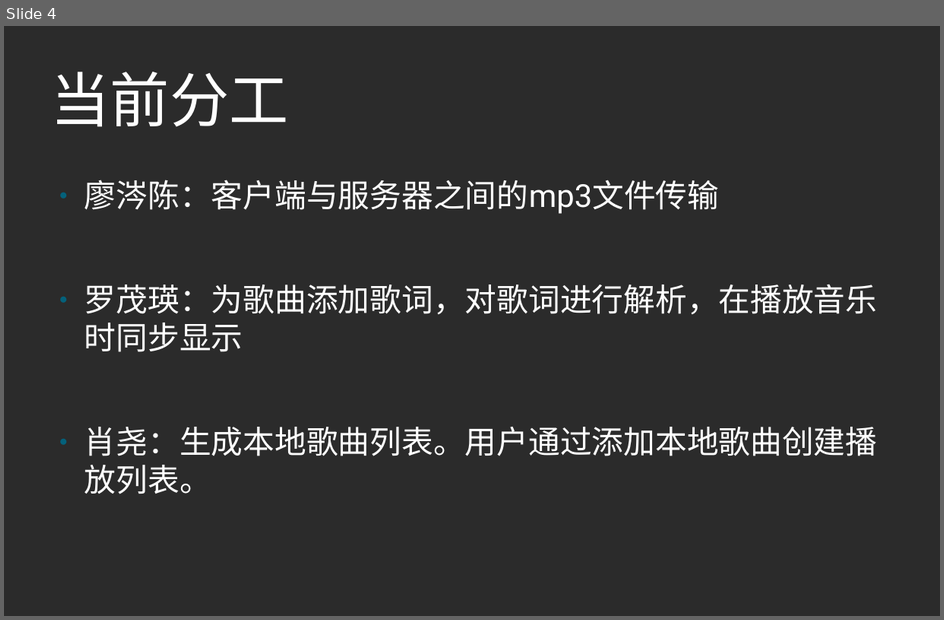
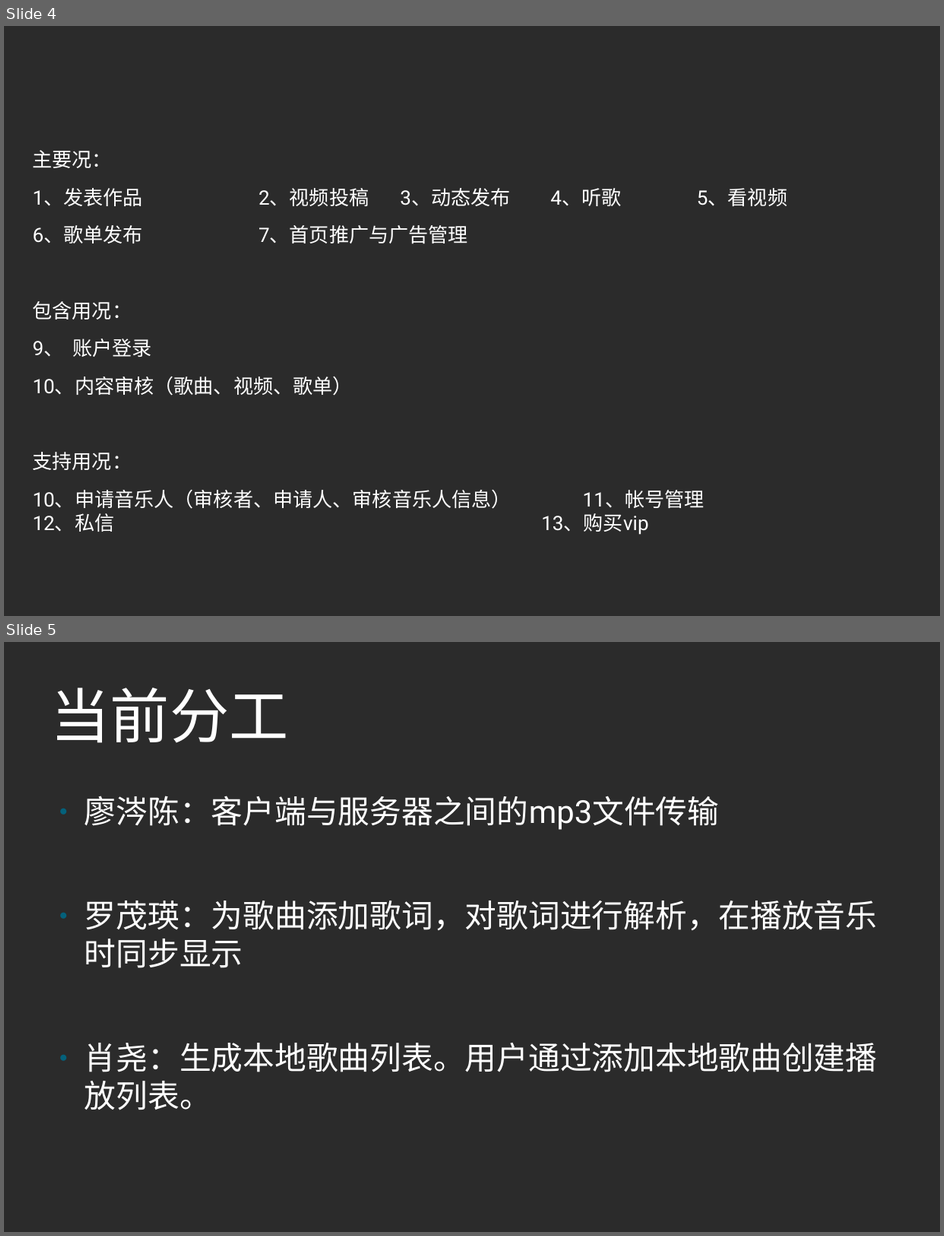
Before and after one commit to 375187588/hydrogenMusic, a slide deck: formal/氢音乐项目进展报告.odp. Shown one above the other, each under a label of ours: slide 4 before the commit, slides 4 and 5 after it. The pictures are 944x620 and 944x1236 pixels, drawn with LibreOffice and Linux fonts; fonts in the diff are those of the drawing; background and template pictures are left out; a plain dark background stands for a picture behind light text. Boxes give left, top, right and bottom in pixels: in the first picture for what was removed or moved away, otherwise in the second. Text is boxed around its words. In the diff, an @@ line names an element or a change of style, - is before the commit and + after.

```diff
--- a/formal/氢音乐项目进展报告.odp
+++ b/formal/氢音乐项目进展报告.odp
@@ slide 4 added at [4, 26, 940, 616], background picture (left out) @@
@@ text added at [33, 150, 705, 534], 20 pt, text #FFFFFF @@
+主要况：
+1、发表作品 2、视频投稿 3、动态发布 4、听歌 5、看视频
+6、歌单发布 7、首页推广与广告管理
+包含用况：
+9、 账户登录
+10、内容审核（歌曲、视频、歌单）
+支持用况：
+10、申请音乐人（审核者、申请人、审核音乐人信息） 11、帐号管理 12、私信 13、购买vip
@@ what was slide 4 is now slide 5 @@
```
Also in this commit, not shown: 5 slides changed, 1 other slide added, 5 other files.
